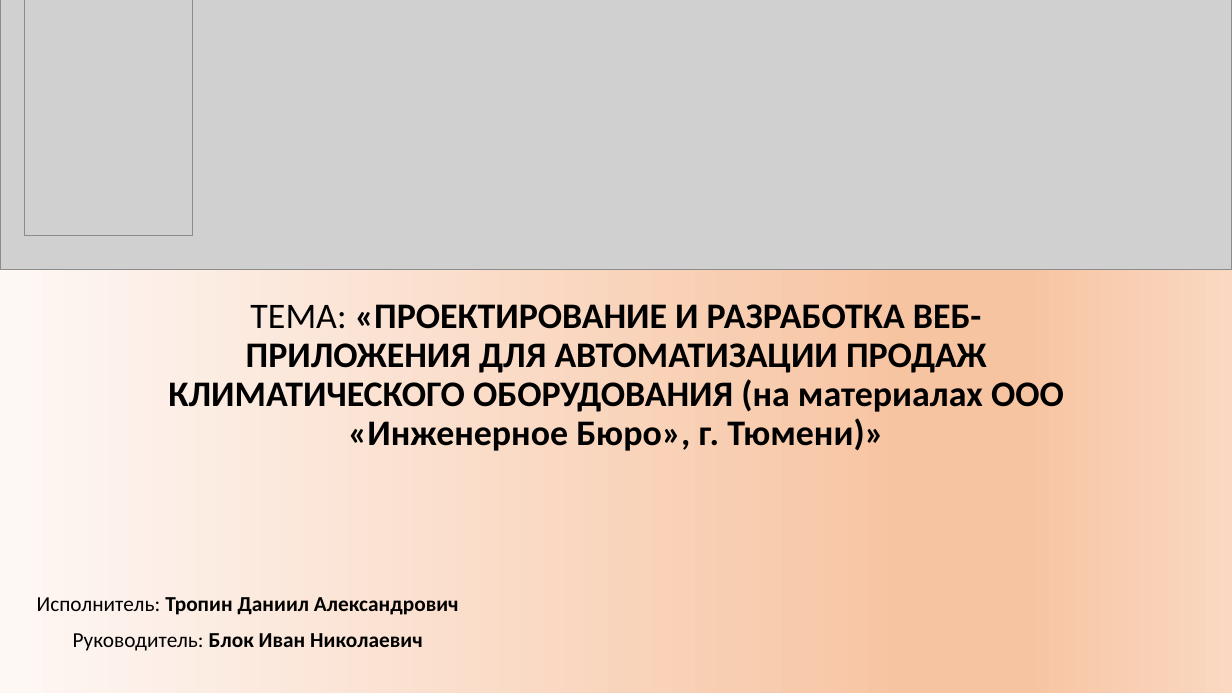
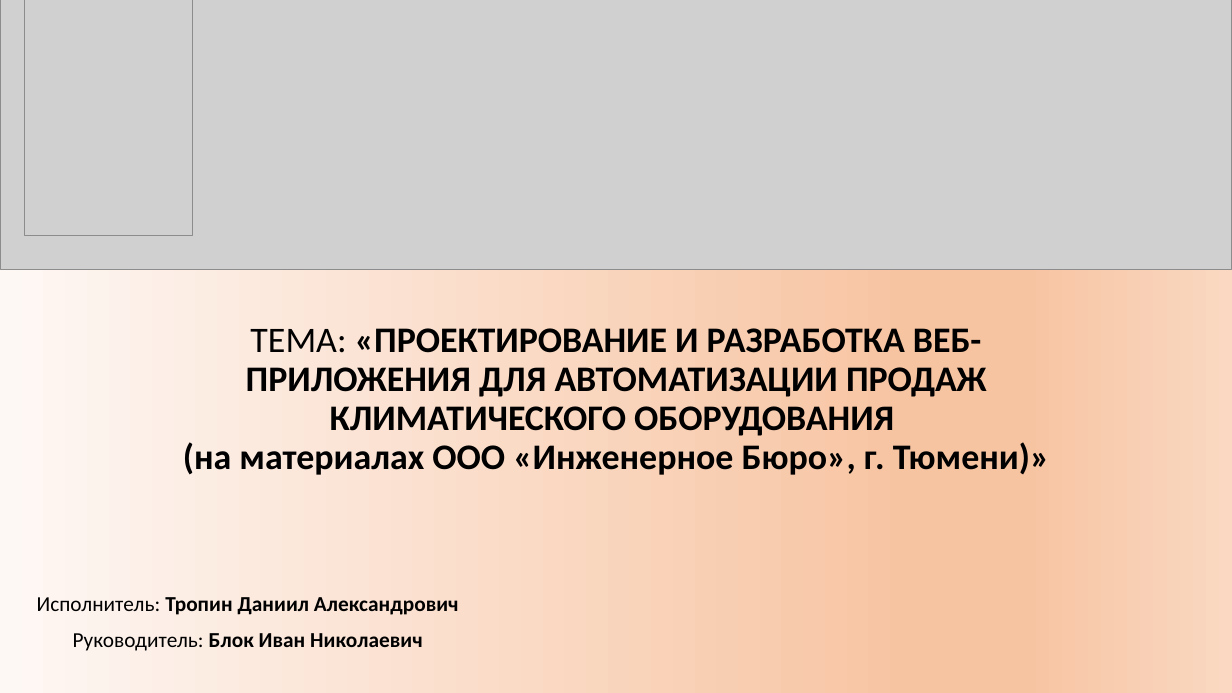
Before and after one commit to DaniilTropin11/IB-Company, a slide deck: slide 1 of Презентация ВКР ВО.pptx. Drawn at 1232x693 pixels with LibreOffice and Linux fonts; fonts in the diff are those of the drawing; grey boxes stand for pictures. Boxes give left, top, right and bottom in pixels: in the first picture for what was removed or moved away, otherwise in the second. Text is boxed around its words. In the diff, an @@ line names an element or a change of style, - is before the commit and + after.

```diff
--- a/Презентация ВКР ВО.pptx
+++ b/Презентация ВКР ВО.pptx
@@ title "ТЕМА: «ПРОЕКТИРОВАНИЕ И РАЗРАБОТКА ВЕБ-ПРИЛОЖЕНИЯ ..." rewrapped from (168, 304, 1064, 451) to (183, 328, 1050, 475) @@
```
Also in this commit, not shown: 1 other slide changed, 4 slides added.
